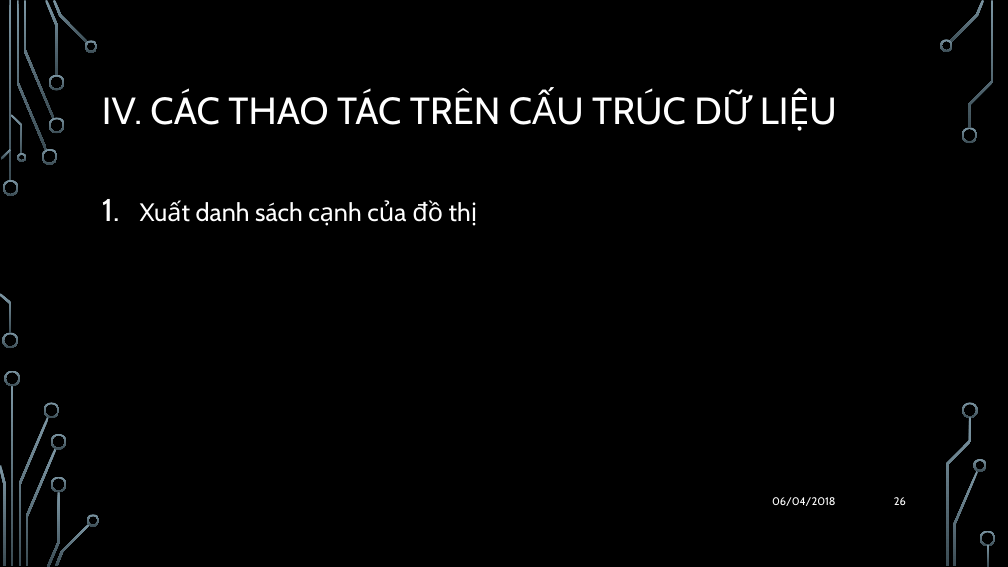
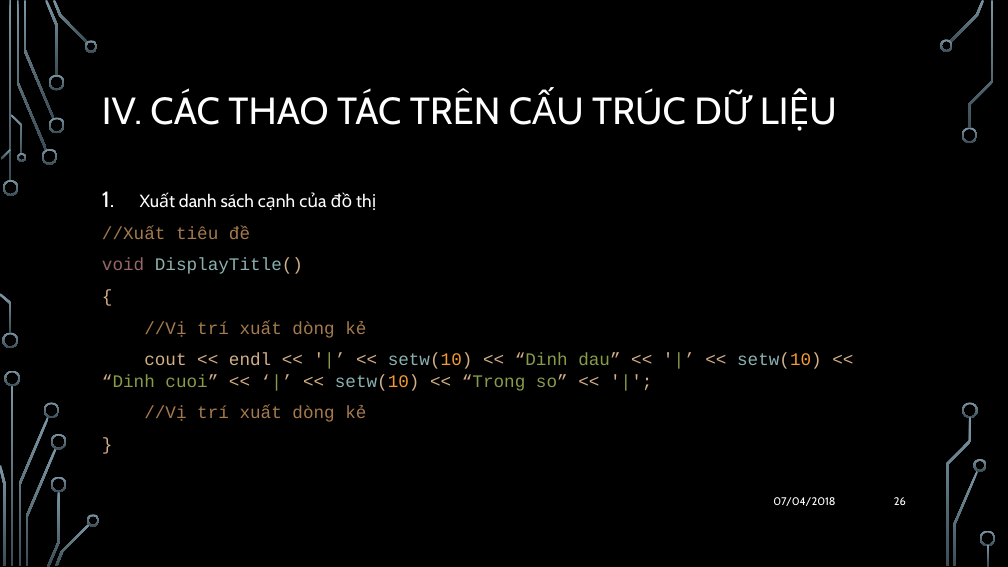
Before and after one commit to quocthang0507/CTDL-TG2, a slide deck: slide 26 of BaoCao/ThuyetTrinh.pptx. Drawn at 1008x567 pixels with LibreOffice and Linux fonts; fonts in the diff are those of the drawing; background and template pictures are left out. Boxes give left, top, right and bottom in pixels: in the first picture for what was removed or moved away, otherwise in the second. Text is boxed around its words. In the diff, an @@ line names an element or a change of style, - is before the commit and + after.

```diff
--- a/BaoCao/ThuyetTrinh.pptx
+++ b/BaoCao/ThuyetTrinh.pptx
@@ text at (x1=179, y1=192, x2=353, y2=208): size 24 to 16.8 pt in "Xuất danh sách cạnh của đồ thị"; line spacing 1.2 to 1 @@
@@ text at (x1=102, y1=226, x2=822, y2=422): paragraphs added @@
+//Xuất tiêu đề
+void DisplayTitle()
+{
+//Vị trí xuất dòng kẻ
+cout << endl << '|’ << setw(10) << “Dinh dau” << '|’ << setw(10) << “Dinh cuoi” << ‘|’ << setw(10) << “Trong so” << '|';
+//Vị trí xuất dòng kẻ
+}
@@ text at (x1=773, y1=497, x2=835, y2=506): text changed @@
-06/04/2018
+07/04/2018
```
Also in this commit, not shown: 44 other slides changed, 9 slides added, 3 other files.
